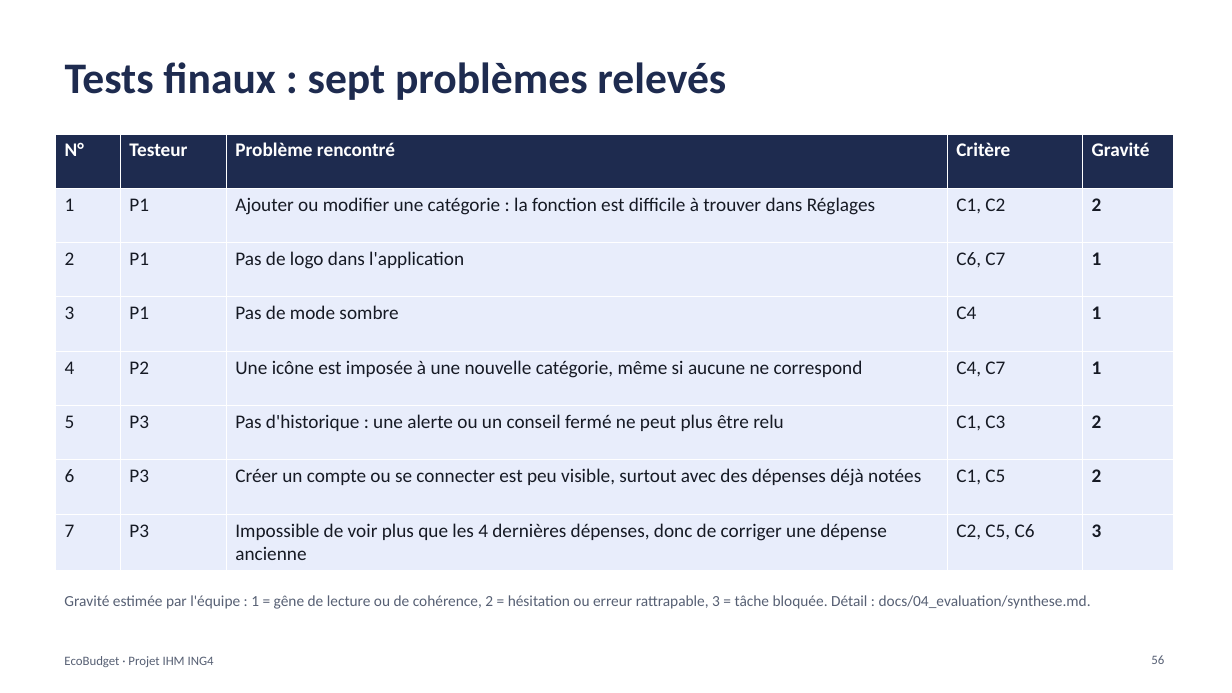
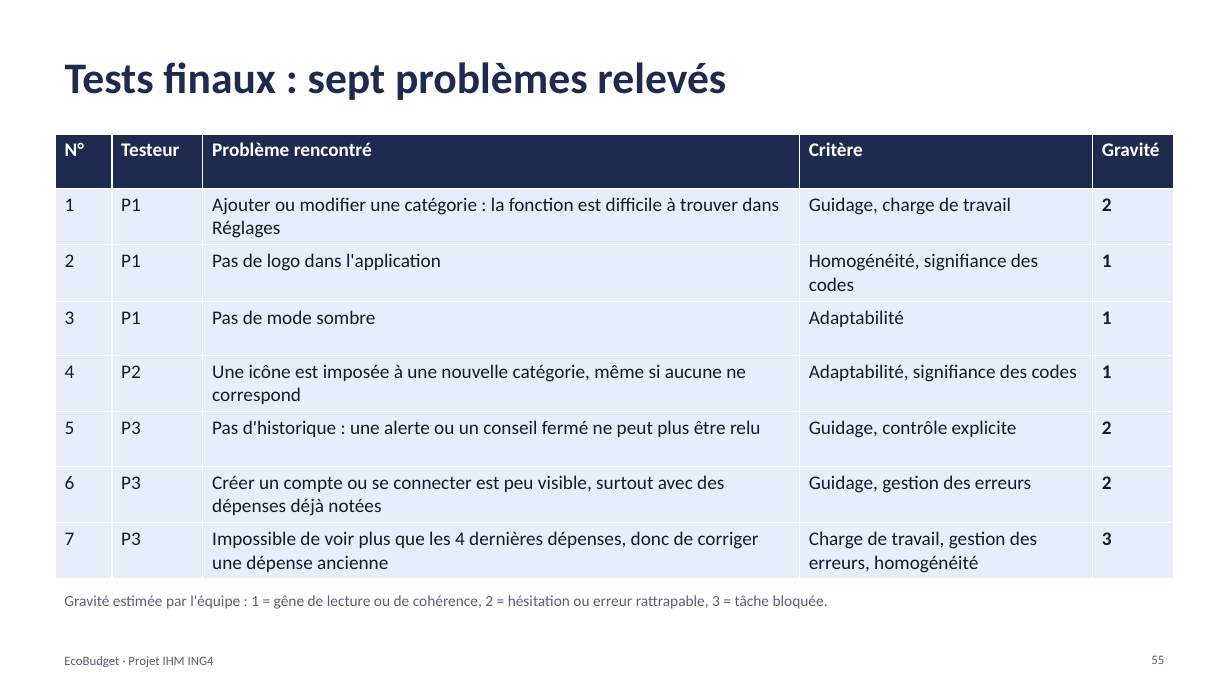
Before and after one commit to kaderouadahi/EcoBudget, a slide deck: slide 55 of livrables/EcoBudget.pptx (slide 56 before the commit). Drawn at 1232x693 pixels with LibreOffice and Linux fonts; fonts in the diff are those of the drawing. Boxes give left, top, right and bottom in pixels: in the first picture for what was removed or moved away, otherwise in the second. Text is boxed around its words. In the diff, an @@ line names an element or a change of style, - is before the commit and + after.

Commit message:
docs: diaporama, contradictions corrigées (conseil « Compris », deux boutons, historique demandé lors des tests, tests finaux terminés)

```diff
--- a/livrables/EcoBudget.pptx
+++ b/livrables/EcoBudget.pptx
@@ table at (55, 134, 1173, 577) @@
-row 2, column 4: C1, C2
+row 2, column 4: Guidage, charge de travail
-row 3, column 4: C6, C7
+row 3, column 4: Homogénéité, signifiance des codes
-row 4, column 4: C4
+row 4, column 4: Adaptabilité
-row 5, column 4: C4, C7
+row 5, column 4: Adaptabilité, signifiance des codes
-row 6, column 4: C1, C3
+row 6, column 4: Guidage, contrôle explicite
-row 7, column 4: C1, C5
+row 7, column 4: Guidage, gestion des erreurs
-row 8, column 4: C2, C5, C6
+row 8, column 4: Charge de travail, gestion des erreurs, homogénéité
@@ text at (64, 595, 828, 609): text changed @@
-Gravité estimée par l'équipe : 1 = gêne de lecture ou de cohérence, 2 = hésitation ou erreur rattrapable, 3 = tâche bloquée. Détail : docs/04_evaluation/synthese.md.
+Gravité estimée par l'équipe : 1 = gêne de lecture ou de cohérence, 2 = hésitation ou erreur rattrapable, 3 = tâche bloquée.
@@ page number at (1151, 656, 1164, 664): text changed @@
-56
+55
```
Also in this commit, not shown: 17 other slides changed, 1 slide removed, 1 other file.
